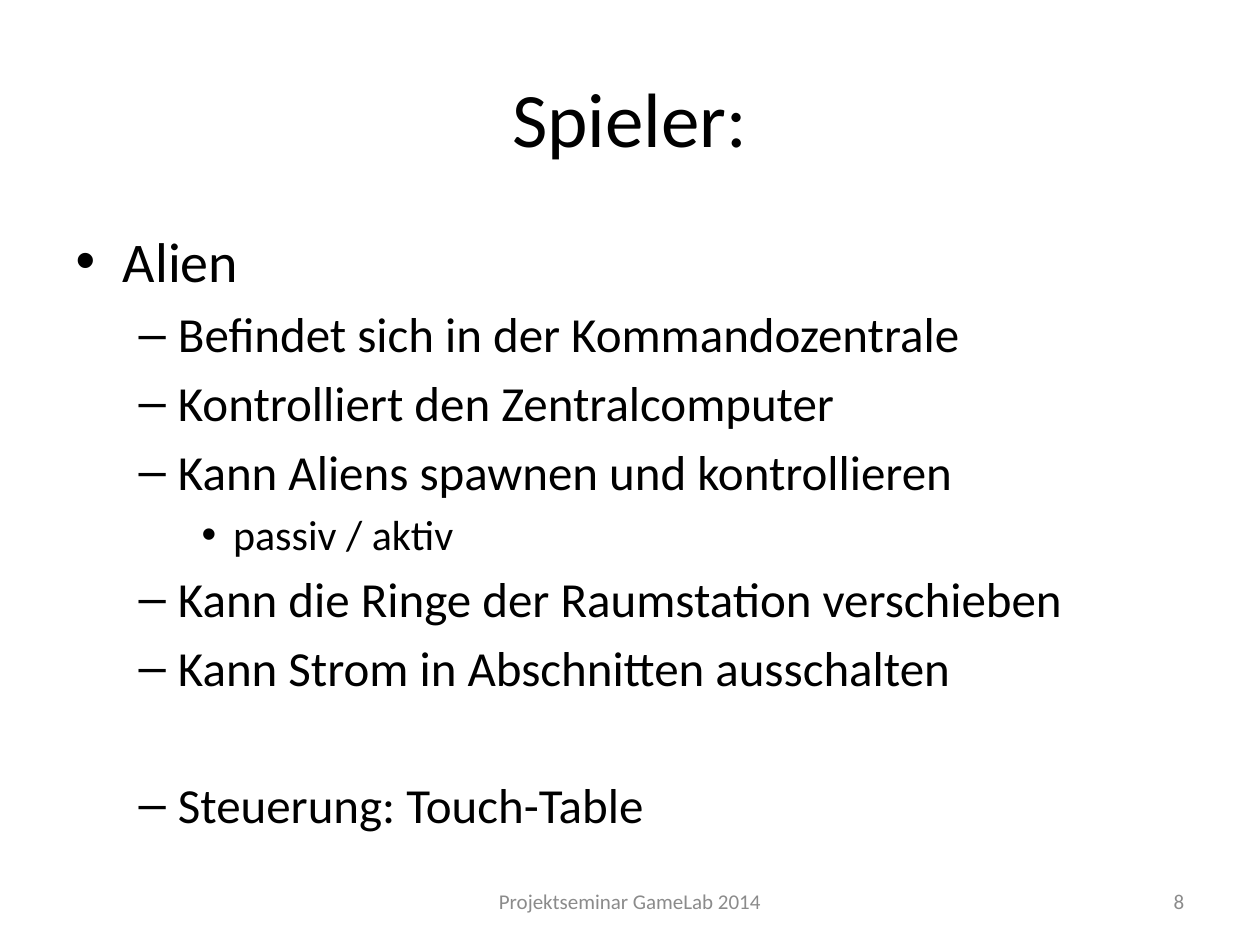
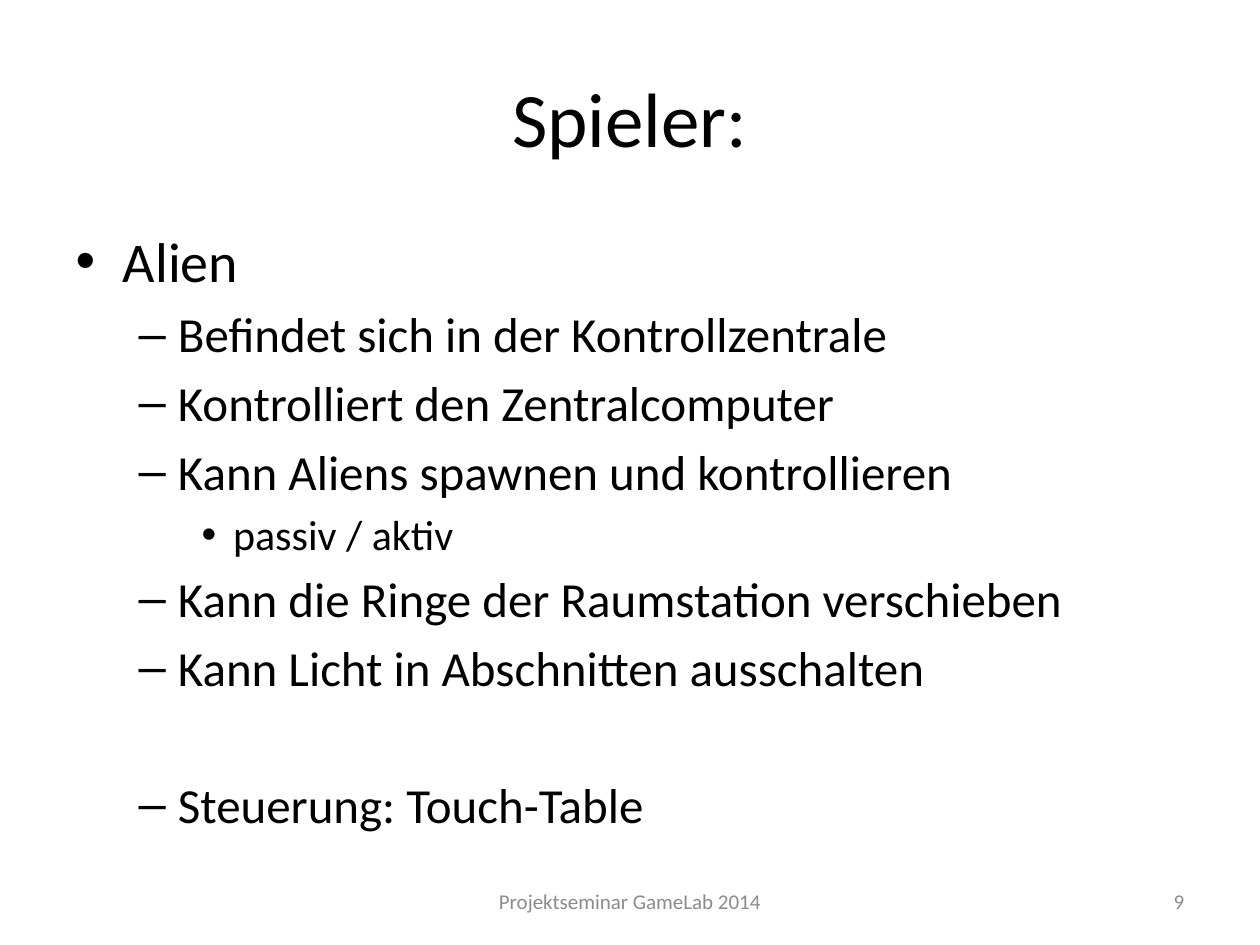
Before and after one commit to Instinctlol/gamelab2014, a slide deck: slide 9 of Abschlusspräsentation/SpielkonzeptFINAL.pptx (slide 8 before the commit). Drawn at 1260x945 pixels with LibreOffice and Linux fonts; fonts in the diff are those of the drawing; background and template pictures are left out. Boxes give left, top, right and bottom in pixels: in the first picture for what was removed or moved away, otherwise in the second. Text is boxed around its words. In the diff, an @@ line names an element or a change of style, - is before the commit and + after.

```diff
--- a/Abschlusspräsentation/SpielkonzeptFINAL.pptx
+++ b/Abschlusspräsentation/SpielkonzeptFINAL.pptx
@@ text at <box>178,318,887,353</box>: text changed @@
-  – Befindet sich in der Kommandozentrale
+  – Befindet sich in der Kontrollzentrale
@@ text at <box>178,652,924,687</box>: text changed @@
-  – Kann Strom in Abschnitten ausschalten
+  – Kann Licht in Abschnitten ausschalten
@@ page number at <box>1174,895,1185,909</box>: text changed @@
-8
+9
```
Also in this commit, not shown: 10 other slides changed, 1 slide added, 1 slide removed, 3 other files.
